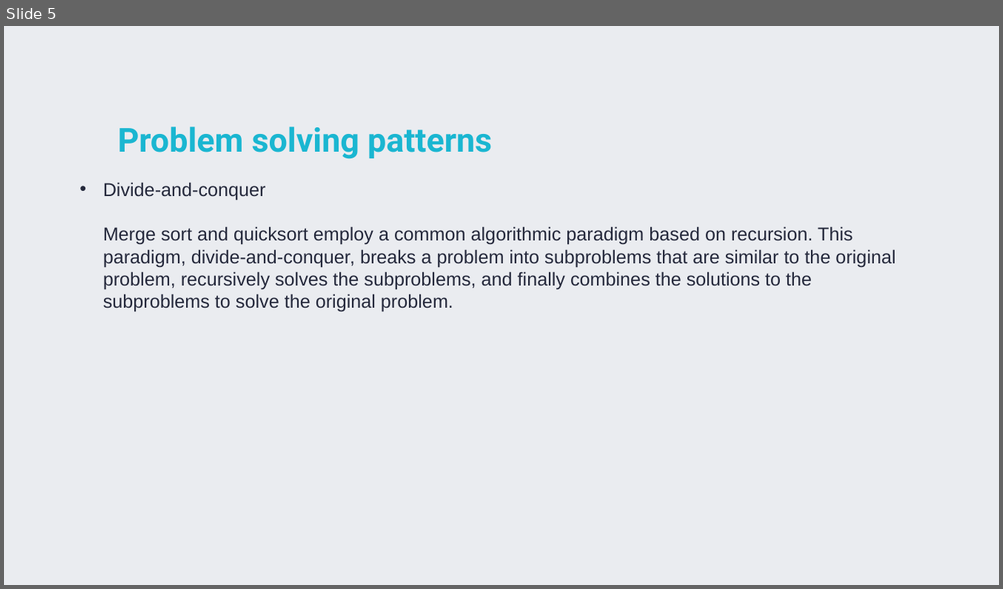
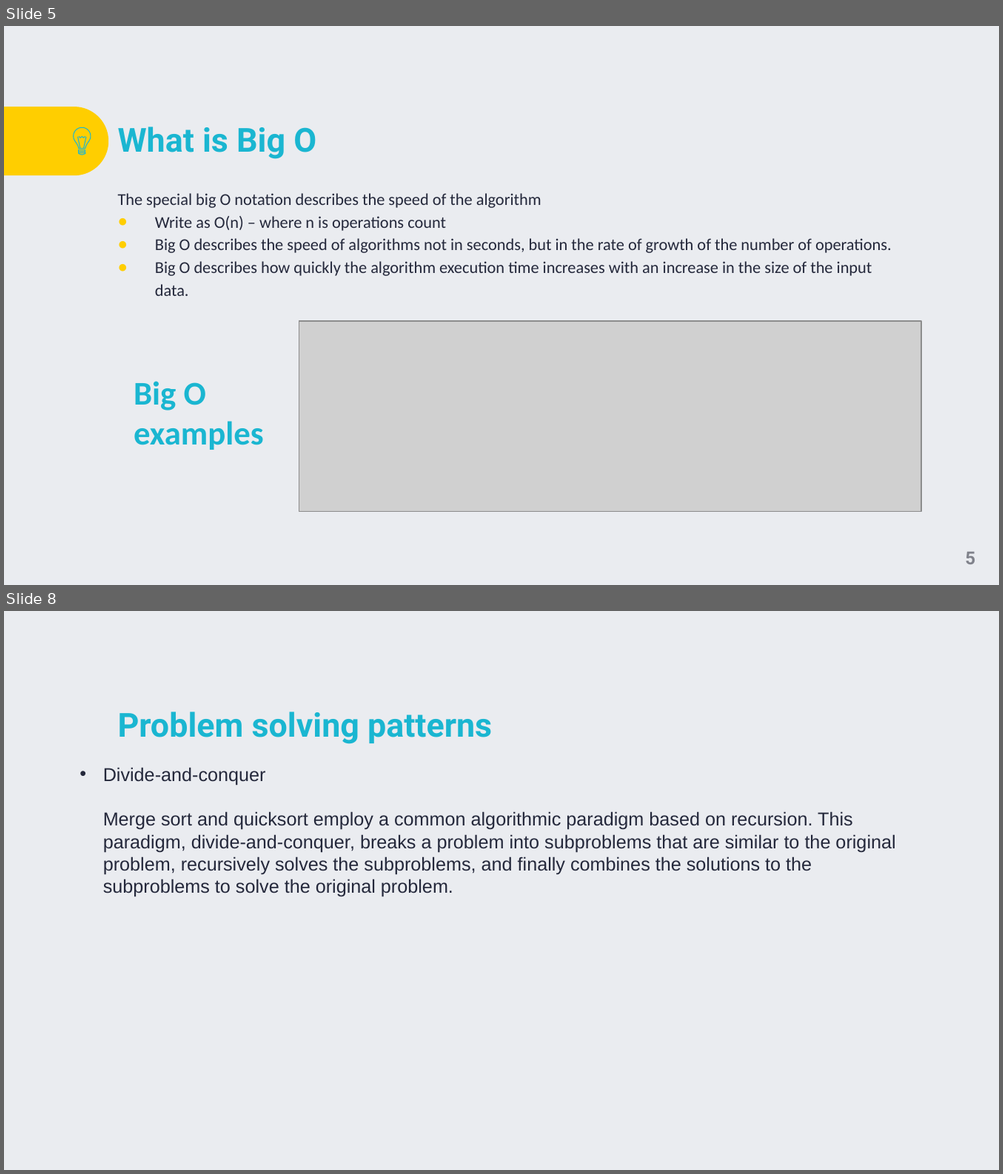
Before and after one commit to TigranVardanyan/Algorithms-and-Data-structures, a slide deck: ds&a.pptx. Shown one above the other, each under a label of ours: slide 5 before the commit, slides 5 and 8 after it; the slides between them are not shown. The pictures are 1003x589 and 1003x1174 pixels, drawn with LibreOffice and Linux fonts; fonts in the diff are those of the drawing; grey boxes stand for pictures; background and template pictures are left out. Boxes give left, top, right and bottom in pixels: in the first picture for what was removed or moved away, otherwise in the second. Text is boxed around its words. In the diff, an @@ line names an element or a change of style, - is before the commit and + after.

```diff
--- a/ds&a.pptx
+++ b/ds&a.pptx
@@ slide 5 added at bbox=[4, 26, 999, 585], background picture (left out) @@
@@ round same rect added at bbox=[4, 107, 108, 175], fill #FFCE00 @@
@@ title added at bbox=[118, 127, 316, 159], 32 pt, text #1AB6D1, bold @@
+What is Big O
@@ group added at bbox=[74, 127, 91, 155]: 8 freeform shapes @@
@@ text added at bbox=[118, 193, 891, 296], 16 pt, text #24283B @@
+The special big O notation describes the speed of the algorithm
+● Write as O(n) – where n is operations count
+● Big O describes the speed of algorithms not in seconds, but in the rate of growth of the number of operations.
+● Big O describes how quickly the algorithm execution time increases with an increase in the size of the input data.
@@ picture added at bbox=[299, 321, 921, 511] @@
@@ text added at bbox=[134, 381, 264, 450], 32 pt, text #1AB6D1, bold @@
+Big O examples
@@ page number added at bbox=[965, 552, 975, 565], 17.3 pt, text #80828B, bold @@
+5
@@ what was slide 5 is now slide 8 @@
```
Also in this commit, not shown: 3 slides changed, 2 other slides added.
